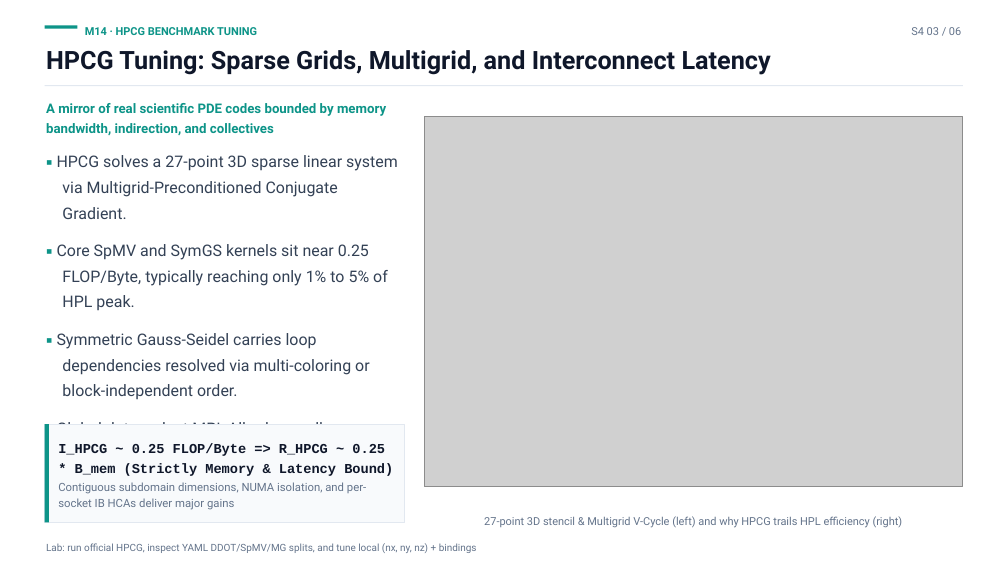
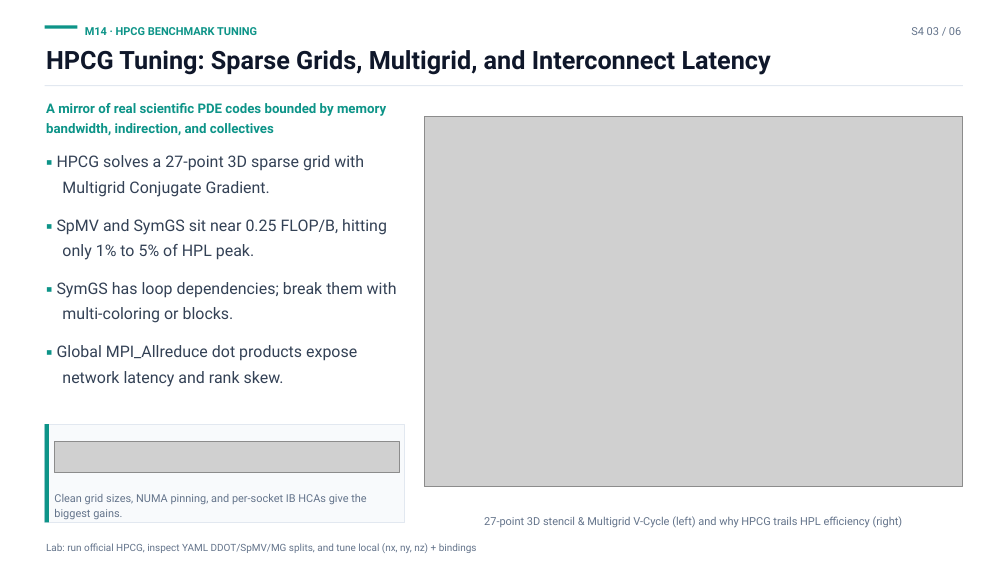
Before and after one commit to hkust-asc/asc27-curriculum, a slide deck: slide 3 of slides/odp/04-stage4-asc-sprint.odp. Drawn at 1008x567 pixels with LibreOffice and Linux fonts; fonts in the diff are those of the drawing; grey boxes stand for pictures. Boxes give left, top, right and bottom in pixels: in the first picture for what was removed or moved away, otherwise in the second. Text is boxed around its words. In the diff, an @@ line names an element or a change of style, - is before the commit and + after.

Commit message:
Tighten beginner slides and render core formulas in LaTeX.
Cut slide copy to one idea per bullet, fix formula-strip layout, and typeset each core formula with pdflatex. The pedagogy audit now checks slide density and raw ASCII operators.

```diff
--- a/slides/odp/04-stage4-asc-sprint.odp
+++ b/slides/odp/04-stage4-asc-sprint.odp
@@ text at (x1=57, y1=155, x2=397, y2=387): text changed @@
-▪ HPCG solves a 27-point 3D sparse linear system via Multigrid-Preconditioned Conjugate Gradient.
-▪ Core SpMV and SymGS kernels sit near 0.25 FLOP/Byte, typically reaching only 1% to 5% of HPL peak.
-▪ Symmetric Gauss-Seidel carries loop dependencies resolved via multi-coloring or block-independent order.
-▪ Global dot-product MPI_Allreduce calls expose microsecond fabric latency and rank imbalance.
+▪ HPCG solves a 27-point 3D sparse grid with Multigrid Conjugate Gradient.
+▪ SpMV and SymGS sit near 0.25 FLOP/B, hitting only 1% to 5% of HPL peak.
+▪ SymGS has loop dependencies; break them with multi-coloring or blocks.
+▪ Global MPI_Allreduce dot products expose network latency and rank skew.
@@ picture added at (x1=54, y1=442, x2=400, y2=473) @@
@@ text "Clean grid sizes, NUMA pinning, ..." at (x1=54, y1=494, x2=366, y2=519): vertical alignment middle to top @@
@@ text at (x1=54, y1=494, x2=366, y2=519): text changed; size 10.8 to 10.4 pt @@
-I_HPCG ~ 0.25 FLOP/Byte => R_HPCG ~ 0.25 * B_mem (Strictly Memory & Latency Bound)
-Contiguous subdomain dimensions, NUMA isolation, and per-socket IB HCAs deliver major gains
+Clean grid sizes, NUMA pinning, and per-socket IB HCAs give the biggest gains.
```
Also in this commit, not shown: 4 other slides changed, 22 other files.
